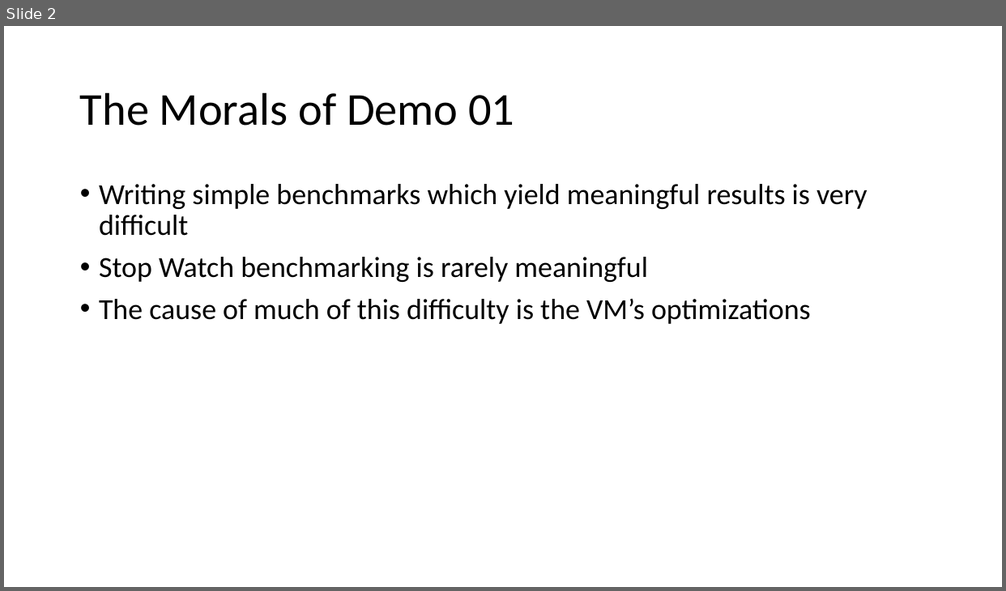
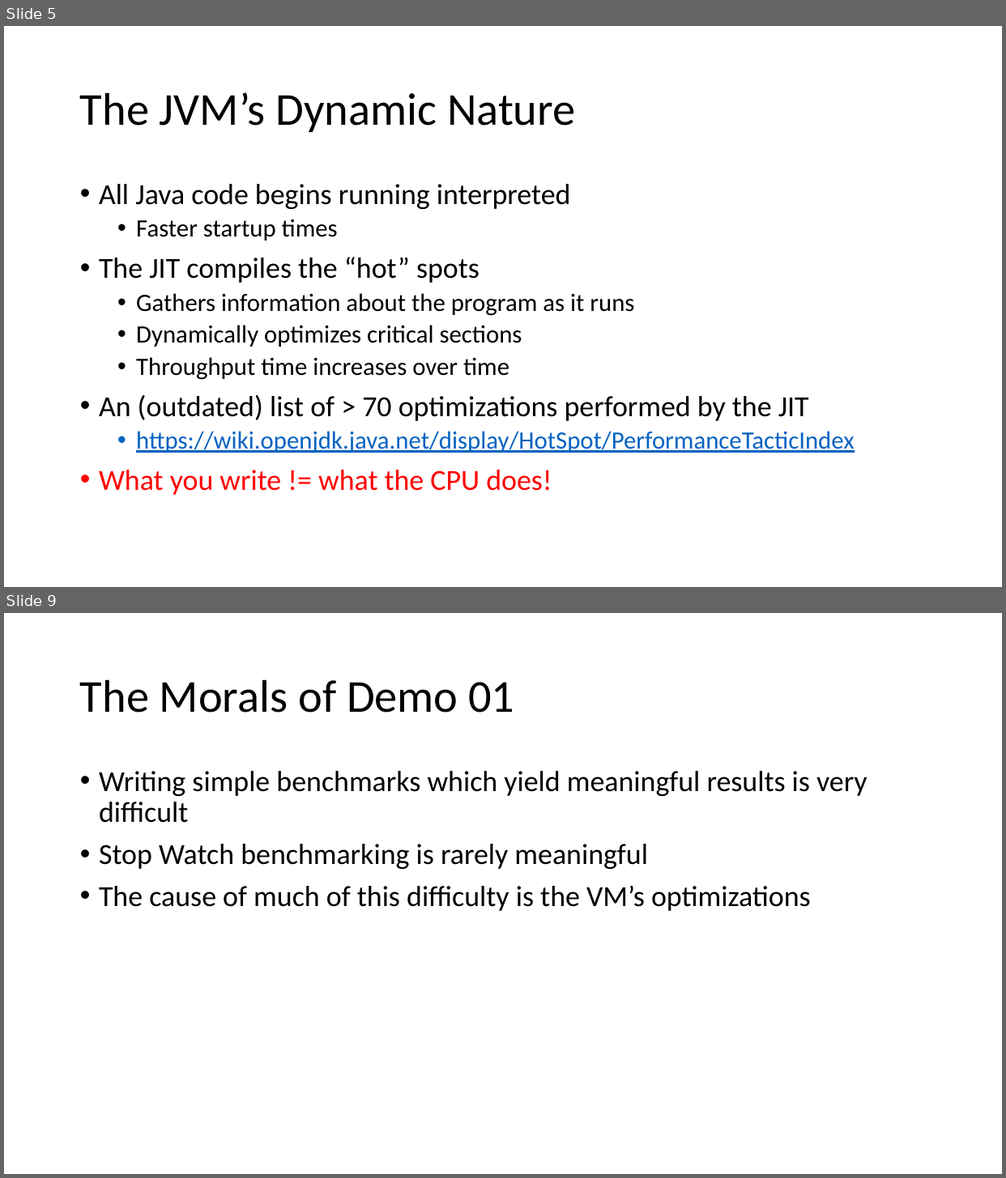
Before and after one commit to tresat/JMH-Presentation, a slide deck: doc/slides.pptx. Shown one above the other, each under a label of ours: slide 2 before the commit, slides 5 and 9 after it; the slides between them are not shown. The pictures are 1006x591 and 1006x1178 pixels, drawn with LibreOffice and Linux fonts; fonts in the diff are those of the drawing. Boxes give left, top, right and bottom in pixels: in the first picture for what was removed or moved away, otherwise in the second. Text is boxed around its words. In the diff, an @@ line names an element or a change of style, - is before the commit and + after.

```diff
--- a/doc/slides.pptx
+++ b/doc/slides.pptx
@@ slide 5 added at box(4, 26, 1002, 587), background #FFFFFF @@
@@ title added at box(80, 92, 575, 132), 44 pt, text #000000 @@
+The JVM’s Dynamic Nature
@@ text added at box(99, 184, 854, 495), 24 pt, text #000000 @@
+• All Java code begins running interpreted
+  • Faster startup times
+• The JIT compiles the “hot” spots
+  • Gathers information about the program as it runs
+  • Dynamically optimizes critical sections
+  • Throughput time increases over time
+• An (outdated) list of > 70 optimizations performed by the JIT
+  • https://wiki.openjdk.java.net/display/HotSpot/PerformanceTacticIndex
+• What you write != what the CPU does!
@@ what was slide 2 is now slide 9 @@
```
Also in this commit, not shown: 3 slides changed, 7 other slides added, 6 other files.
